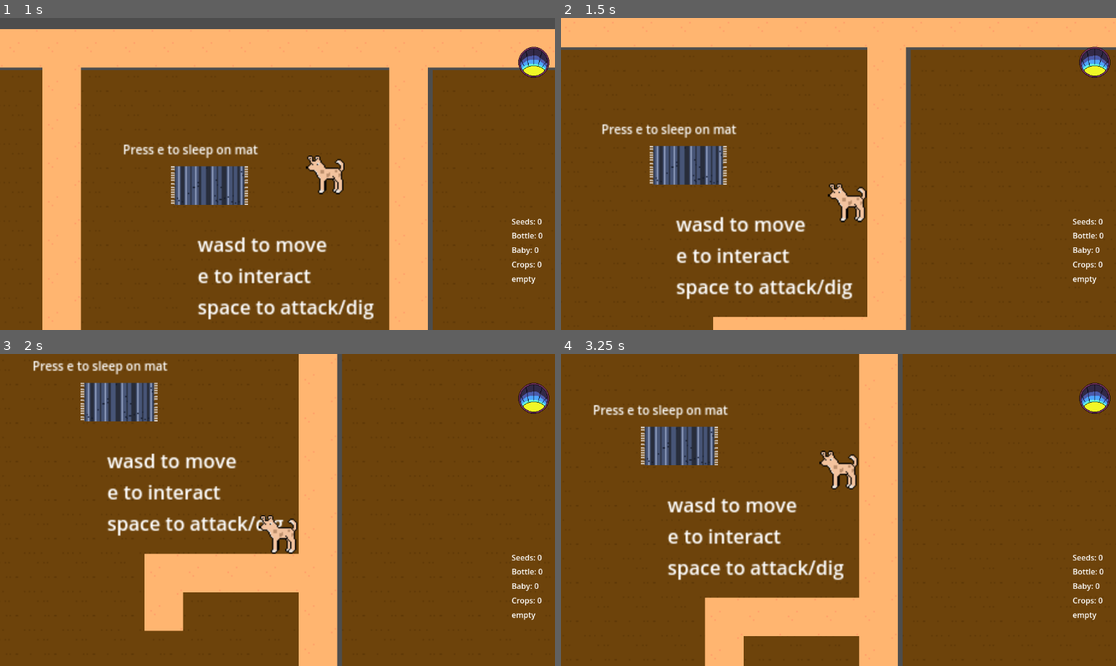
Above: before the commit, frames 1-4 (two rows, left to right).
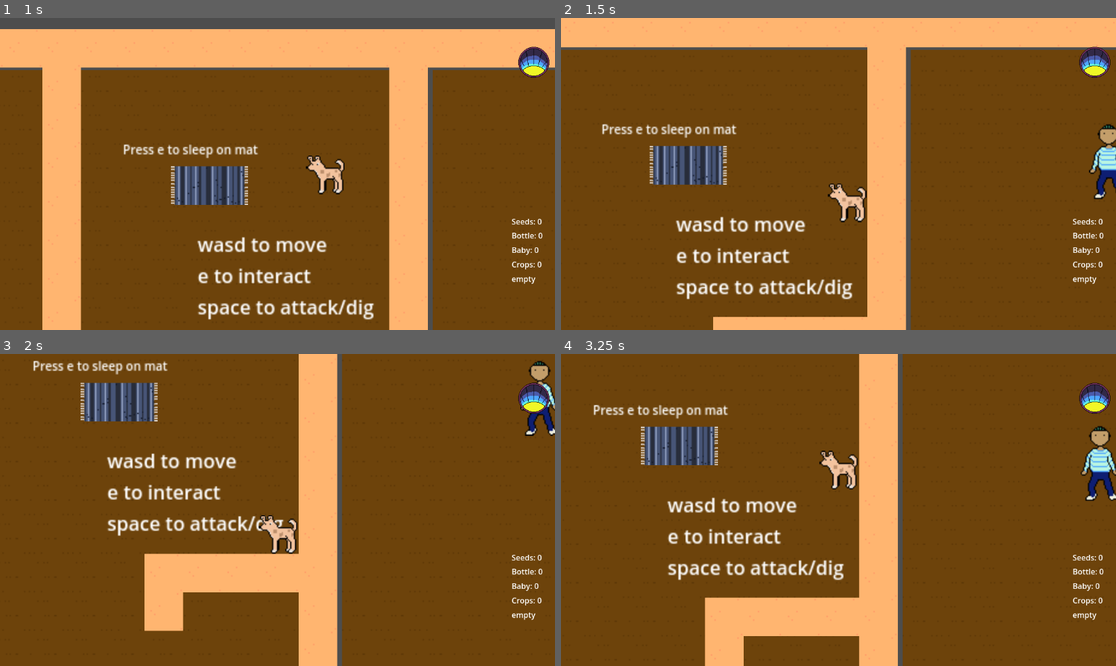
Above: after the commit, the same moments.

Repository: inkaonkala/AnimalRevolution
Game: Godot game, scene res://Main.tscn
Same seed, same stepped clock (60 frames per second), same inputs: the game is played once before the commit and once after it.
Inputs:
- Up to frame 1 (1 s): tap E (interact) at 0.5 s; hold D (move_right) from 0.53 s (still down); tap Space (attack) at 0.6 s
- Up to frame 2 (1.5 s): tap E (interact) at 1.25, 1.35 s; release D (move_right) at 1.28 s; hold S (move_down) from 1.28 s (still down)
- Up to frame 3 (2 s): keep holding S (move_down)
- Up to frame 4 (3.25 s): tap E (interact) at 2, 2.75, 2.85 s; release S (move_down) at 2.03 s; hold D (move_right) 2.03-2.78 s; tap Space (attack) at 2.1 s; hold W (move_up) from 2.78 s (still down)

Frame 1 is identical in both runs. In frame 2, 0.7% of the frame differs, in the area x 95-100%, y 34-59%; in frame 3, 0.6%; in frame 4, 0.9%, in the area x 93-100%, y 22-48%.

Commit message:
cleaning scripts

Diff:
--- a/5_DogFloor.tscn
+++ b/5_DogFloor.tscn
@@ -85,6 +85,13 @@
 captured_tex = ExtResource("8_2rgad")
 tagged_tex = ExtResource("9_66ty1")
 
+[node name="Human2" parent="." instance=ExtResource("5_6riwa")]
+position = Vector2(1544, 126)
+normal_tex = ExtResource("6_66ty1")
+sleeping_tex = ExtResource("7_2g8k7")
+captured_tex = ExtResource("8_2rgad")
+tagged_tex = ExtResource("9_66ty1")
+
 [node name="Elevator" type="Sprite2D" parent="."]
 position = Vector2(128, 353)
 texture = ExtResource("5_jde7c")
--- a/Scripts/dayNNightCycle.gd
+++ b/Scripts/dayNNightCycle.gd
@@ -11,7 +11,7 @@
 	NIGHT
 }
 
-@export var cycle_lenght := 300.0 #SECONDS! 300 = 5min
+@export var cycle_lenght := 120.0 #SECONDS
 
 var current_time: ToD = ToD.MORNING
 var day_nmb := 1
